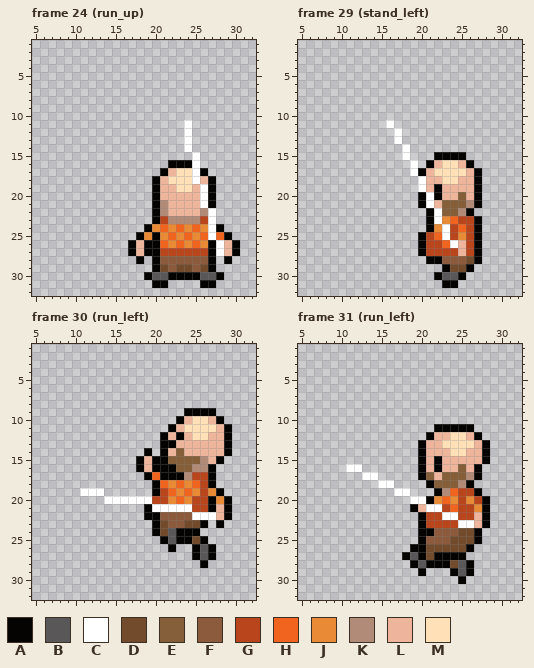
Pixel-art file, stored at art/characters/playerB.aseprite. Above, as it was before the edit.
48x48 pixels, 105 frames. Shown: frame 24 (run_up): x 5..32, y 1..32; frame 29 (stand_left): x 5..32, y 1..32; frame 30 (run_left): x 5..32, y 1..32; frame 31 (run_left): x 5..32, y 1..32. The commit also changed other frames, which this record leaves out.
Visible layers, top first: "Layer 2", "Layer 1".
Palette (. is transparent): A #050403  B #595757  C #ffffff  D #724b2c  E #855f39  F #8c5b3e  G #b9451d  H #f1641f  J #e88a36  K #b28b78  L #eeb59c  M #ffe0b7
Pixels before, frame 24 (run_up), first column x 17:
11 .......C......
12 .......C......
13 .......C......
14 .......C......
15 ........C.....
16 .....AAAC.....
17 ....ALMMCA....
18 ...ALMMMCLA...
19 ...ALLMMLCA...
20 ...ALLLLLCA...
21 ...AKLLLLCA...
22 ...AKLLLLKC...
23 ...AGKKKKGC...
24 ..AJHJHJHJCA..
25 .AJAJHJHJHCHA.
26 ALAAHJHJHJACLA
27 ALAAGGGGGGACLA
28 .A.AFFFFFFA.A.
29 ...ADFDDFDA...
30 ..ABBAAAABBA..
31 ...AA....AA...
Pixels before, frame 29 (stand_left), first column x 16:
11 C...........
12 .C..........
13 .C..........
14 ..C.........
15 ..C...AAAA..
16 ...C.ALMMLA.
17 ...CALMMMMLA
18 ....CLLMMLLA
19 ....CLALLLLA
20 ....ACALLELA
21 ....ACLEEEKA
22 .....ACEEKA.
23 .....ACJHGGA
24 .....AJCGHGA
25 ....AGHCGJGA
26 ....AGGHCLGA
27 ....AGGGGLGA
28 .....AAFFFDA
29 .......ADDA.
30 ......ABBA..
31 .......AA...
Pixels before, frame 30 (run_left), first column x 11:
 9 .............AAAA..
10 ............ALMMLA.
11 ...........ALMMMMLA
12 ..........ALALMMLLA
13 ..........AALLLLLLA
14 ........A.ALELLLLLA
15 .......ALAAEEEEKLA.
16 .......ALAAAEEKKA..
17 ........AHAAAKGGA..
18 .........AHJHJHGA..
19 CCC......AGHJHJGJA.
20 ...CCCCCCGGJHJGGAJA
21 ........ACCCCCGGALA
22 ........AAFFFFCCCLA
23 .........ADFFDDA.A.
24 .........ADBAAA....
25 ..........ABAADA...
26 ...........A..ABA..
27 ..............ABA..
28 ...............A...
Pixels before, frame 31 (run_left), first column x 11:
11 ...........AAAAA..
12 ..........ALLMMLA.
13 .........ALLMMMMLA
14 .........ALLLMMLLA
15 .........ALALLLLLA
16 CC.......ALALLELA.
17 ..CC.....AELEEEKA.
18 ....CC....AEEEKA..
19 ......CC...AKHGGA.
20 ........CCAJHJGJGA
21 ........ALCCGHGGJA
22 .........AGGCCGGLA
23 .........AGGGGCCLA
24 .........AAFFFDDA.
25 .........AFFFDDDA.
26 ........AADDDDDA..
27 .......ABADAAAA...
28 ........ABAAADBA..
29 .........A...ABA..
30 ..............A...
After:
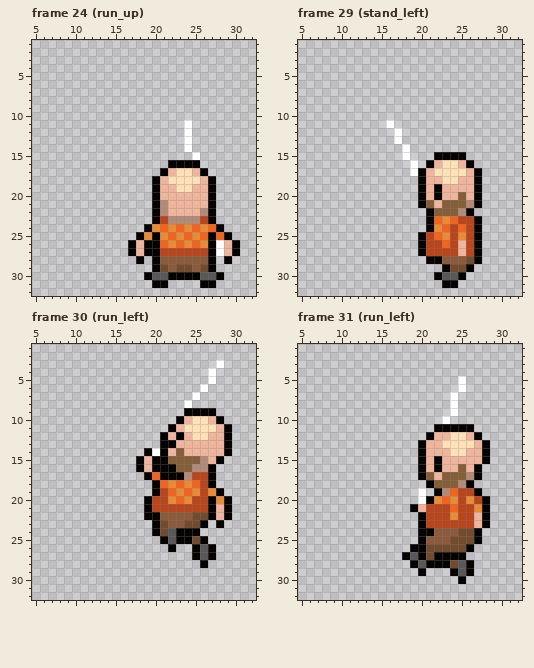
Change:
{"where": "frame 24 (run_up), layer \"Layer 2\""}
{"frame":24,"y":16,"x":25,"old":"C","new":"A"}
{"frame":24,"y":17,"x":25,"old":"C","new":"L"}
{"frame":24,"y":18,"x":25,"old":"C","new":"M"}
{"frame":24,"y":19,"x":26,"old":"C","new":"L"}
{"frame":24,"y":20,"x":26,"old":"C","new":"L"}
{"frame":24,"y":21,"x":26,"old":"C","new":"L"}
{"frame":24,"y":22,"x":27,"old":"C","new":"A"}
{"frame":24,"y":23,"x":27,"old":"C","new":"A"}
{"frame":24,"y":24,"x":27,"old":"C","new":"H"}
{"frame":24,"y":25,"x":27,"old":"C","new":"A"}
{"where": "frame 29 (stand_left), layer \"Layer 2\""}
{"frame":29,"y":18,"x":20,"old":"C","new":"A"}
{"frame":29,"y":19,"x":20,"old":"C","new":"A"}
{"frame":29,"y":20,"x":21,"old":"C","new":"L"}
{"frame":29,"y":21,"x":21,"old":"C","new":"E"}
{"frame":29,"y":22,"x":22,"old":"C","new":"E"}
{"frame":29,"y":23,"x":22,"old":"C","new":"H"}
{"frame":29,"y":24,"x":23,"old":"C","new":"H"}
{"frame":29,"y":25,"x":23,"old":"C","new":"J"}
{"frame":29,"y":26,"x":24,"old":"C","new":"G"}
{"where": "frame 30 (run_left), layer \"Layer 2\""}
{"frame":30,"y":3,"x":28,"old":".","new":"C"}
{"frame":30,"y":4,"x":27,"old":".","new":"C"}
{"frame":30,"y":5,"x":27,"old":".","new":"C"}
{"frame":30,"y":6,"x":26,"old":".","new":"C"}
{"frame":30,"y":7,"x":25,"old":".","new":"C"}
{"frame":30,"y":8,"x":24,"old":".","new":"C"}
{"frame":30,"y":14,"x":20,"old":".","new":"C"}
{"frame":30,"y":19,"x":11,"old":"CCC","new":"..."}
{"frame":30,"y":20,"x":14,"old":"CCCCCC","new":".....A"}
{"frame":30,"y":21,"x":20,"old":"CCCCC","new":"GGGGG"}
{"frame":30,"y":22,"x":25,"old":"CCC","new":"DDA"}
{"where": "frame 31 (run_left), layer \"Layer 2\""}
{"frame":31,"y":5,"x":25,"old":".","new":"C"}
{"frame":31,"y":6,"x":25,"old":".","new":"C"}
{"frame":31,"y":7,"x":24,"old":".","new":"C"}
{"frame":31,"y":8,"x":24,"old":".","new":"C"}
{"frame":31,"y":9,"x":24,"old":".","new":"C"}
{"frame":31,"y":10,"x":23,"old":".","new":"C"}
{"frame":31,"y":16,"x":11,"old":"CC","new":".."}
{"frame":31,"y":17,"x":13,"old":"CC","new":".."}
{"frame":31,"y":18,"x":15,"old":"CC","new":".."}
{"frame":31,"y":19,"x":17,"old":"CC","new":".."}
{"frame":31,"y":19,"x":20,"old":".","new":"C"}
{"frame":31,"y":20,"x":19,"old":"C","new":"."}
{"frame":31,"y":21,"x":21,"old":"CC","new":"GG"}
{"frame":31,"y":22,"x":23,"old":"CC","new":"GJ"}
{"frame":31,"y":23,"x":25,"old":"CC","new":"GG"}
